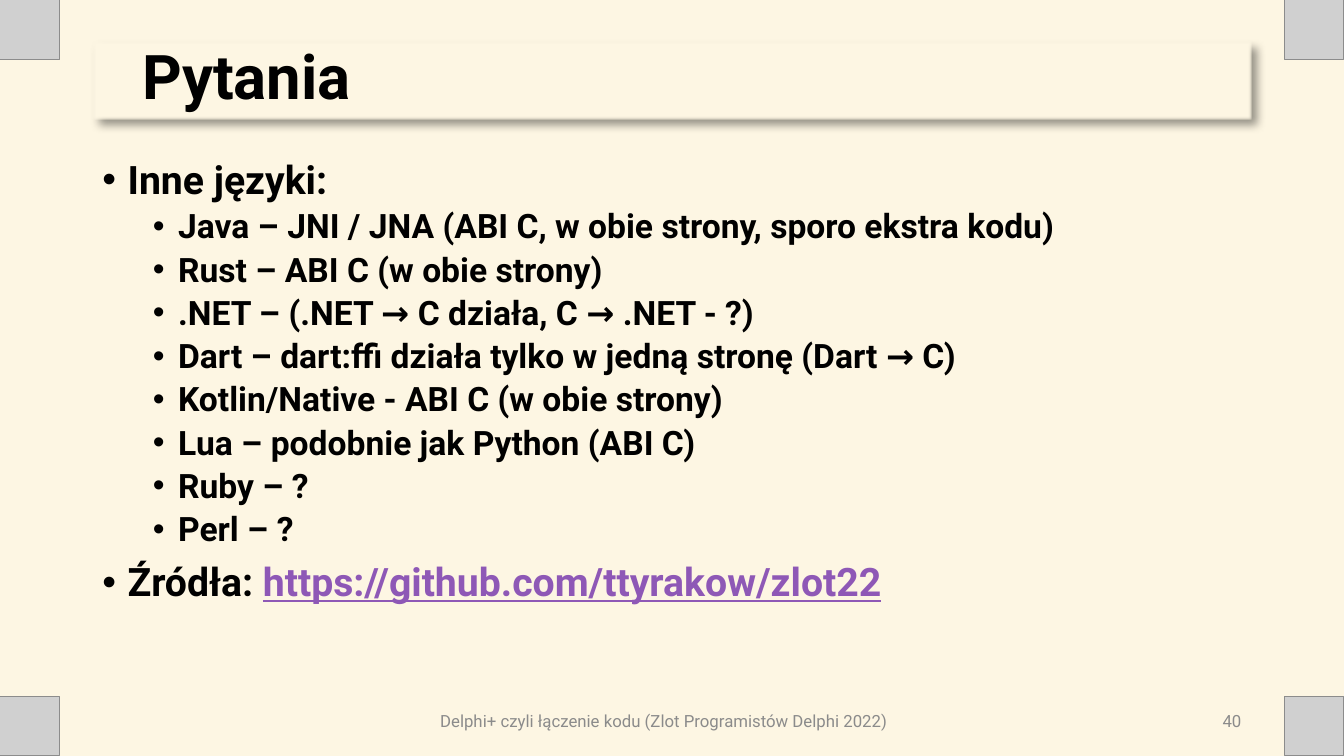
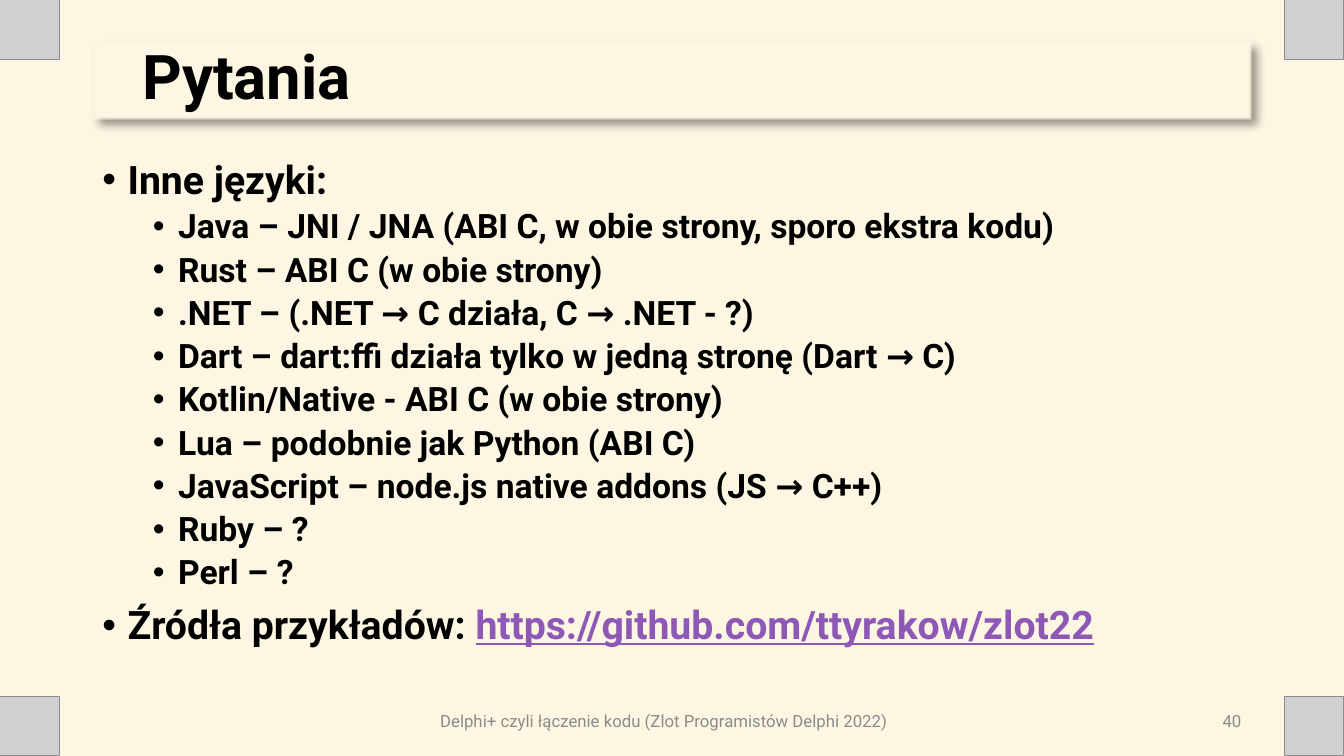
Before and after one commit to ttyrakow/zlot22, a slide deck: slide 40 of prezentacja/DelphiPlus.pptx. Drawn at 1344x756 pixels with LibreOffice and Linux fonts; fonts in the diff are those of the drawing; grey boxes stand for pictures. Boxes give left, top, right and bottom in pixels: in the first picture for what was removed or moved away, otherwise in the second. Text is boxed around its words. In the diff, an @@ line names an element or a change of style, - is before the commit and + after.

```diff
--- a/prezentacja/DelphiPlus.pptx
+++ b/prezentacja/DelphiPlus.pptx
@@ text at (x1=178, y1=471, x2=882, y2=506): paragraph added @@
+  • JavaScript – node.js native addons (JS → C++)
@@ text at (x1=128, y1=604, x2=1094, y2=648): text changed @@
-• Źródła: https://github.com/ttyrakow/zlot22
+• Źródła przykładów: https://github.com/ttyrakow/zlot22
```
Also in this commit, not shown: 3 other slides changed, 2 other files.
